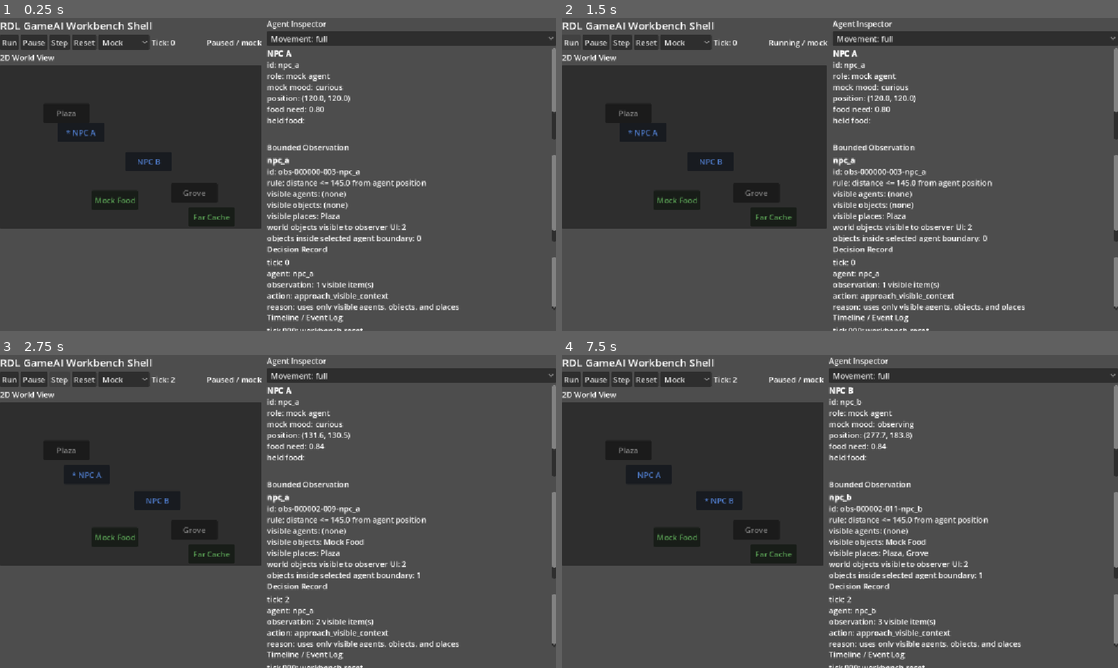
Above: before the commit, frames 1-4 (two rows, left to right).
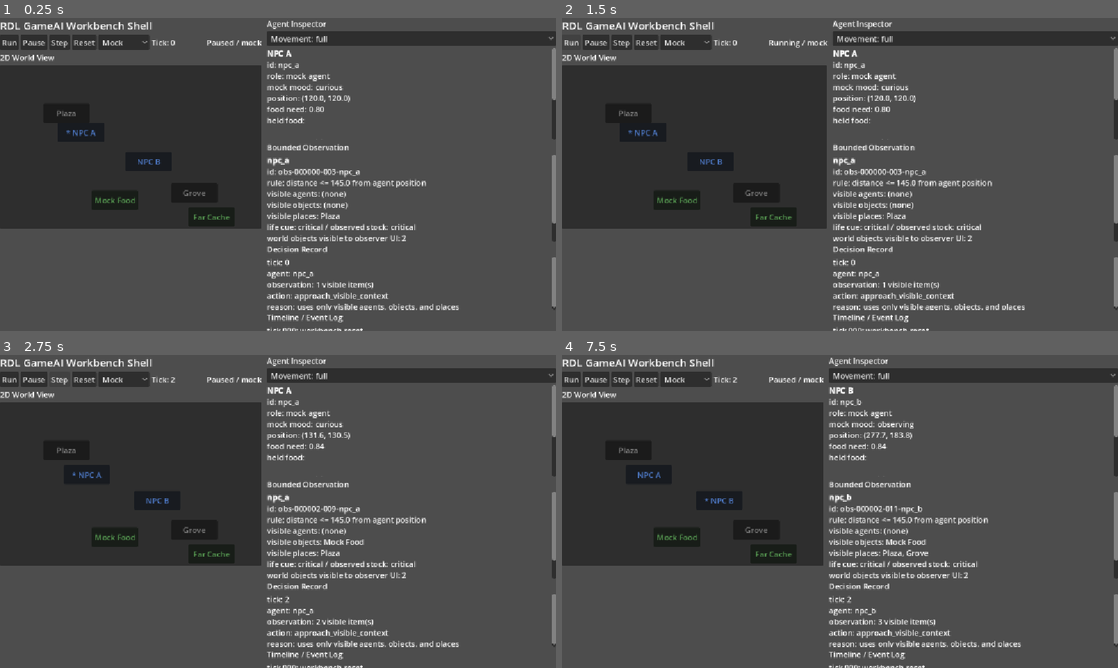
Above: after the commit, the same moments.

Repository: RDL-Labs/RDL_GameAI_Lab
Game: Godot game, scene res://scenes/main.tscn
The game is run twice, just before and just after one commit, with the same random seed, the same clock (stepped at 60 frames per second) and the same inputs.
Inputs:
- Up to frame 1 (0.25 s): no input
- Up to frame 2 (1.5 s): click "Reset" at 0.5 s; click "Run" at 1.25 s
- Up to frame 3 (2.75 s): click "Step" at 2 s
- Up to frame 4 (7.5 s): click "Mock" at 2.75 s; click "Plaza" at 3.5 s; click "Grove" at 4.25 s; click "Mock Food" at 5 s; click "Far Cache" at 5.75 s; click "* NPC A" at 6.5 s; click "NPC B" at 7.25 s

The runs differ from the first frame. In frame 1, 0.7% of the frame differs, in the area x 48-100%, y 25-72%; in frame 2, 0.6%; in frame 3, 0.7%; in frame 4, 0.7%.

Commit message:
Add assisted Base-Food trajectory loop

Diff:
--- a/godot/rdl-game-ai-workbench/scripts/mock_state_provider.gd
+++ b/godot/rdl-game-ai-workbench/scripts/mock_state_provider.gd
@@ -60,6 +60,11 @@
 const PICKUP_DISTANCE = 8.0
 const FOOD_NEED_PER_TICK = 0.02
 const FOOD_RECOVERY = 0.6
+const BASE_ID = "plaza"
+const BASE_FOOD_INITIAL = 1.0
+const BASE_FOOD_CAPACITY = 10.0
+const BASE_FOOD_DEPOSIT = 4.0
+const BASE_REACH_DISTANCE = 12.0
 
 var tick = 0
 var agents = []
@@ -72,11 +77,15 @@
 var observation_seq = 0
 var body_states = {}
 var food_actions_enabled = true
+var base_food_stock = BASE_FOOD_INITIAL
+var base_food_revision = 0
 
 func reset():
 	tick = 0
 	observation_seq = 0
 	body_states = {}
+	base_food_stock = BASE_FOOD_INITIAL
+	base_food_revision = 0
 	agents = []
 	for agent in INITIAL_AGENTS:
 		agents.append(agent.duplicate(true))
@@ -119,6 +128,8 @@
 		"agents": agents.duplicate(true),
 		"objects": objects.duplicate(true),
 		"places": places.duplicate(true),
+		"base_food_stock": base_food_stock,
+		"base_food_band": _base_food_band(),
 		"perception_radius": PERCEPTION_RADIUS,
 		"decision_records": decision_records.duplicate(true),
 		"resolution_records": resolution_records.duplicate(true),
@@ -182,6 +193,8 @@
 		return _resolve_pickup(decision, action.get("target_id", ""))
 	if action_type == "eat":
 		return _resolve_eat(decision, action.get("target_id", ""))
+	if action_type == "deposit":
+		return _resolve_deposit(decision, action.get("target_id", ""))
 	return _record_resolution(decision.get("agent_id", ""), action_type, "", "no world change for action")
 
 func get_latest_resolution(agent_id):
@@ -212,6 +225,31 @@
 		"held_food_ids": body["held_food_ids"].duplicate(),
 		"revision": body["revision"],
 		"snapshot_id": "body-%s-%d" % [agent_id, body["revision"]]
+	}
+
+func get_life_context(agent_id):
+	var agent = get_agent(agent_id)
+	var base = _get_place(BASE_ID)
+	if agent.is_empty() or base.is_empty():
+		return {}
+	var band = _base_food_band()
+	return {
+		"god_statue_cue": {
+			"source": "system_assessment",
+			"topic": "base_food",
+			"band": band,
+			"delivery": "morning",
+			"assessment_revision": base_food_revision
+		},
+		"observed_base_food_band": band,
+		"known_base": {
+			"id": BASE_ID,
+			"relative_position": [
+				base["position"].x - agent["position"].x,
+				base["position"].y - agent["position"].y
+			]
+		},
+		"at_base": agent["position"].distance_to(base["position"]) <= BASE_REACH_DISTANCE
 	}
 
 func set_food_actions_enabled(enabled):
@@ -284,7 +322,7 @@
 func _resolve_approach(decision, target_id):
 	var agent_id = decision.get("agent_id", "")
 	var agent_index = _find_agent_index(agent_id)
-	var target = _get_object(target_id)
+	var target = _get_target(target_id)
 	if agent_index == -1 or target.is_empty():
 		return _record_resolution(agent_id, "approach", target_id, "target or agent not found")
 
@@ -356,6 +394,33 @@
 			"held_food_ids": body["held_food_ids"].duplicate()}
 	)
 
+func _resolve_deposit(decision, target_id):
+	var agent_id = decision.get("agent_id", "")
+	var agent_index = _find_agent_index(agent_id)
+	var source_observation_id = decision.get("inspection", {}).get("observation_id", "")
+	var base = _get_place(BASE_ID)
+	if agent_index == -1 or target_id != BASE_ID or base.is_empty():
+		return _record_resolution(agent_id, "deposit", target_id, "Base or agent not found")
+	if agents[agent_index]["position"].distance_to(base["position"]) > BASE_REACH_DISTANCE:
+		return _record_resolution(agent_id, "deposit", target_id, "agent is outside Base reach")
+	var body = body_states[agent_id]
+	if body["held_food_ids"].is_empty():
+		return _record_resolution(agent_id, "deposit", target_id, "no held food to deposit")
+	var deposited_ids = body["held_food_ids"].duplicate()
+	var before_stock = base_food_stock
+	body["held_food_ids"] = []
+	body["revision"] += 1
+	base_food_stock = min(BASE_FOOD_CAPACITY, base_food_stock + BASE_FOOD_DEPOSIT * deposited_ids.size())
+	base_food_revision += 1
+	var subsequent_observation = get_observation(agent_id)
+	return _record_resolution(
+		agent_id, "deposit", target_id, "held food deposited; Base stock increased",
+		null, null, source_observation_id, subsequent_observation.get("observation_id", ""),
+		{"deposited_food_ids": deposited_ids, "before_base_food_stock": before_stock,
+			"after_base_food_stock": base_food_stock, "base_food_band": _base_food_band(),
+			"held_food_ids": []}
+	)
+
 func _record_resolution(agent_id, action_type, target_id, note, before_position = null, after_position = null, source_observation_id = "", subsequent_observation_id = "", effects = {}):
 	var record = {
 		"tick": tick,
@@ -391,6 +456,27 @@
 			return object_data
 	return {}
 
+func _get_place(place_id):
+	for place in places:
+		if place.get("id", "") == place_id:
+			return place
+	return {}
+
+func _get_target(target_id):
+	var object_data = _get_object(target_id)
+	if not object_data.is_empty():
+		return object_data
+	return _get_place(target_id)
+
+func _base_food_band():
+	if base_food_stock <= 0.0:
+		return "empty"
+	if base_food_stock <= 1.0:
+		return "critical"
+	if base_food_stock <= 2.0:
+		return "low"
+	return "enough"
+
 func _find_object_index(object_id):
 	for i in range(objects.size()):
 		if objects[i].get("id", "") == object_id:
--- a/godot/rdl-game-ai-workbench/scripts/workbench_main.gd
+++ b/godot/rdl-game-ai-workbench/scripts/workbench_main.gd
@@ -384,6 +384,9 @@
 	inspector_text.append_text("position: (%.1f, %.1f)\n" % [position.x, position.y])
 	inspector_text.append_text("food need: %.2f\n" % body.get("food_need", 0.0))
 	inspector_text.append_text("held food: %s\n\n" % ", ".join(body.get("held_food_ids", [])))
+	var life_context = state_provider.get_life_context(selected_agent_id)
+	inspector_text.append_text("Base food: %s\n" % life_context.get("observed_base_food_band", "unknown"))
+	inspector_text.append_text("God Statue cue: %s\n\n" % life_context.get("god_statue_cue", {}).get("band", "none"))
 	inspector_text.append_text("Workbench boundary:\n")
 	inspector_text.append_text("- bounded local Food / Body / History experiments\n")
 	inspector_text.append_text("- optional localhost runtime bridge in Runtime mode\n")
@@ -404,6 +407,11 @@
 	observation_text.append_text("visible agents: %s\n" % _labels_for(observation["visible_agents"]))
 	observation_text.append_text("visible objects: %s\n" % _labels_for(observation["visible_objects"]))
 	observation_text.append_text("visible places: %s\n" % _labels_for(observation["visible_places"]))
+	var life_context = state_provider.get_life_context(selected_agent_id)
+	observation_text.append_text("life cue: %s / observed stock: %s\n" % [
+		life_context.get("god_statue_cue", {}).get("band", "none"),
+		life_context.get("observed_base_food_band", "unknown")
+	])
 	observation_text.append_text("world objects visible to observer UI: %d\n" % world_object_count)
 	observation_text.append_text("objects inside selected agent boundary: %d\n" % visible_object_count)
 	if visible_object_count < world_object_count:
@@ -454,6 +462,14 @@
 		decision_text.append_text("target: %s\n" % action["target_id"])
 	decision_text.append_text("observation: %s\n" % inspection.get("observation_id", "?"))
 	decision_text.append_text("reason: %s\n" % inspection.get("reason", "?"))
+	var life = inspection.get("life", {})
+	if not life.is_empty():
+		decision_text.append_text("goal: %s\n" % str(life.get("goal", "none")))
+		decision_text.append_text("trajectory: %s / %s\n" % [
+			life.get("trajectory_phase", "NONE"), life.get("commitment", "none")
+		])
+		decision_text.append_text("prediction: %s\n" % life.get("short_prediction", "none"))
+		decision_text.append_text("cue authority: %s\n" % life.get("authority", "?"))
 	var expression = inspection.get("expression", {})
 	if not expression.is_empty():
 		decision_text.append_text("reaction: %s\n" % expression.get("label", "?"))
@@ -475,6 +491,11 @@
 			decision_text.append_text("food need: %.2f -> %.2f\n" % [effects["before_food_need"], effects["after_food_need"]])
 		if effects.has("held_food_ids"):
 			decision_text.append_text("held food: %s\n" % ", ".join(effects["held_food_ids"]))
+		if effects.has("before_base_food_stock"):
+			decision_text.append_text("Base stock: %.1f -> %.1f (%s)\n" % [
+				effects["before_base_food_stock"], effects["after_base_food_stock"],
+				effects.get("base_food_band", "?")
+			])
 		decision_text.append_text("next observation: %s\n" % runtime_resolution.get("subsequent_observation_id", "?"))
 		decision_text.append_text("note: %s\n" % runtime_resolution.get("note", "?"))
 		if history_status != "":
@@ -504,6 +525,7 @@
 		"observation": {
 			"visible_agents": _runtime_entities(observation["visible_agents"], origin),
 			"body": state_provider.get_body_snapshot(agent_id),
+			"life_context": state_provider.get_life_context(agent_id),
 			"visible_objects": _runtime_entities(observation["visible_objects"], origin),
 			"visible_places": _runtime_entities(observation["visible_places"], origin)
 		}
--- /dev/null
+++ b/godot/rdl-game-ai-workbench/tests/base_food_http_check.gd
@@ -0,0 +1,68 @@
+extends SceneTree
+
+const Workbench = preload("res://scripts/workbench_main.gd")
+
+func _initialize():
+	_run.call_deferred()
+
+func _run():
+	var workbench = Workbench.new()
+	root.add_child(workbench)
+	workbench.selected_agent_id = "npc_b"
+	workbench.state_provider.reset()
+	var initial_context = workbench.state_provider.get_life_context("npc_b")
+	if initial_context.get("god_statue_cue", {}).get("band", "") != "critical":
+		_fail("expected critical coarse Food cue")
+		return
+	workbench._on_mode_selected(1)
+	var actions = []
+	var phases = []
+	for iteration in range(16):
+		if iteration > 0:
+			workbench._request_runtime_action_if_needed()
+		var deadline = Time.get_ticks_msec() + 5000
+		while workbench.runtime_pending or workbench.history_pending:
+			if Time.get_ticks_msec() > deadline:
+				_fail("Base-Food HTTP roundtrip timed out")
+				return
+			await process_frame
+		var action = workbench.runtime_decision.get("action", {})
+		var life = workbench.runtime_decision.get("inspection", {}).get("life", {})
+		actions.append(action.get("type", ""))
+		phases.append(life.get("trajectory_phase", ""))
+		if not str(life.get("authority", "")).contains("cue-is-observation-not-command"):
+			_fail("God Statue cue gained direct action authority")
+			return
+		if action.get("type", "") == "deposit":
+			break
+	if actions.is_empty() or actions[0] != "approach":
+		_fail("Base-Food loop did not begin with approach: %s" % actions)
+		return
+	if not actions.has("pickup") or actions[-1] != "deposit":
+		_fail("Base-Food loop did not gather and deposit: %s" % actions)
+		return
+	for expected in ["GO_TO_SITE", "GATHER", "RETURN_BASE", "DEPOSIT"]:
+		if not phases.has(expected):
+			_fail("missing trajectory phase %s in %s" % [expected, phases])
+			return
+	var state = workbench.state_provider.get_state()
+	if state["base_food_stock"] <= 1.0 or state["base_food_band"] != "enough":
+		_fail("deposit did not restore Base stock: %s" % state)
+		return
+	var body = workbench.state_provider.get_body_snapshot("npc_b")
+	if not body["held_food_ids"].is_empty():
+		_fail("deposited food remained held")
+		return
+	if not workbench.decision_text.get_parsed_text().contains("Base stock:"):
+		_fail("Decision Record did not show deposit effect")
+		return
+	print("Base-Food HTTP check passed: actions=%s phases=%s stock=%.1f" % [
+		actions, phases, state["base_food_stock"]
+	])
+	workbench.queue_free()
+	await process_frame
+	quit(0)
+
+func _fail(message):
+	push_error(message)
+	quit(1)
Not shown, changed: README.md
Not shown, changed: docs/design/DOCUMENT_STATUS.md
Not shown, added: docs/design/RDL_GameAI_Codex_BaseFood循環完成計画.md
Not shown, changed: docs/design/RDL_GameAI_FoodNeed_M_B_Admission実装計画.md
Not shown, changed: docs/design/RDL_GameAI_全体設計地図.md
Not shown, changed: docs/design/RDL_GameAI_実装手順予定.md
Not shown, changed: docs/design/RDL_GameAI_暫定プレイヤー役割_しゃべる神の像.md
Not shown, added: docs/experiment-contracts/BASE_FOOD_assisted_loop_contract.md
Not shown, changed: godot/rdl-game-ai-workbench/README.md
Not shown, changed: notes/experiment-roadmap.md
Not shown, changed: runtime/README.md
Not shown, changed: runtime/bridge.py
(and 3 more such lines)
